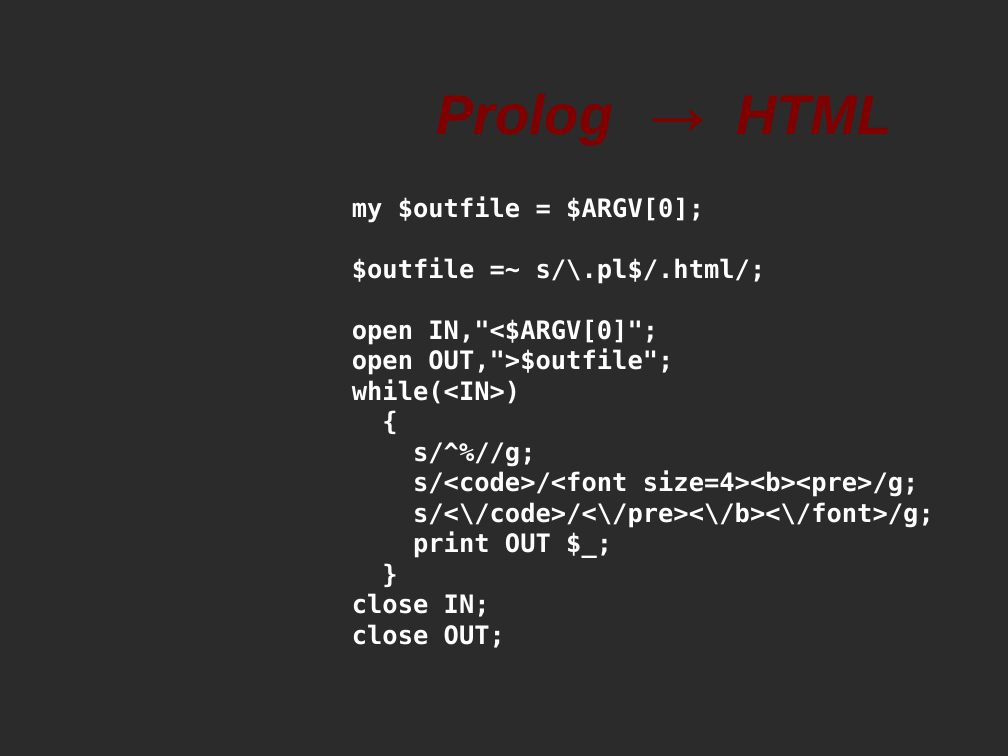
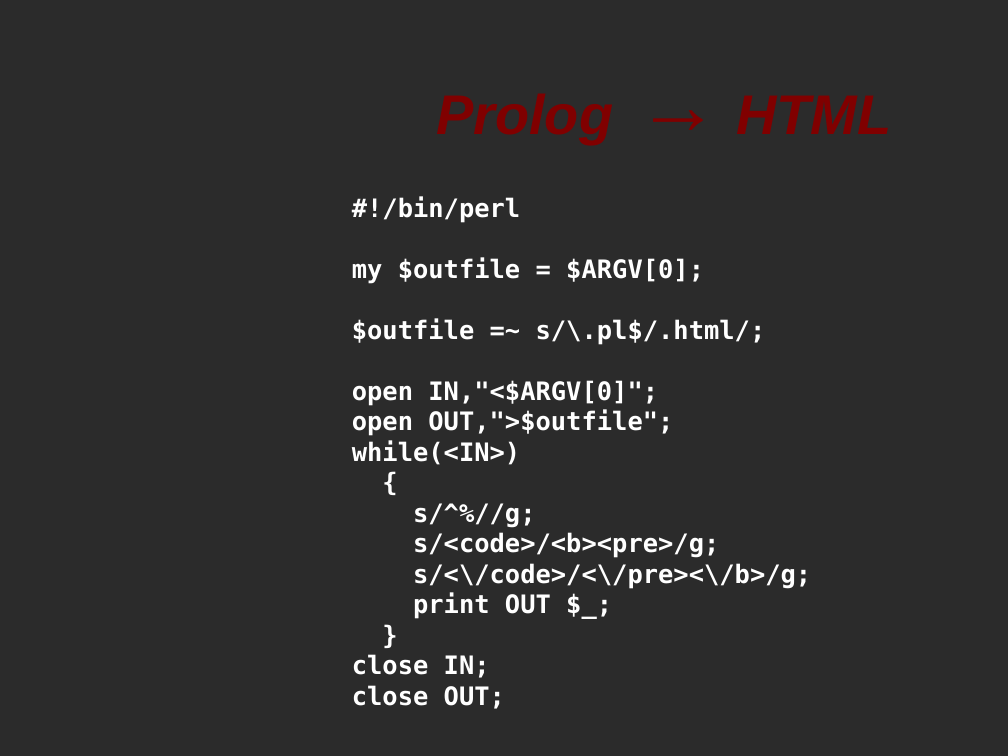
Before and after one commit to softwaresunday/Lexpress, a slide deck: slide 12 of doc/lepresentation.odp (slide 10 before the commit). Drawn at 1008x756 pixels with LibreOffice and Linux fonts; fonts in the diff are those of the drawing; background and template pictures are left out; a plain dark background stands for a picture behind light text. Boxes give left, top, right and bottom in pixels: in the first picture for what was removed or moved away, otherwise in the second. Text is boxed around its words. In the diff, an @@ line names an element or a change of style, - is before the commit and + after.

```diff
--- a/doc/lepresentation.odp
+++ b/doc/lepresentation.odp
@@ text at bbox=[352, 197, 520, 223]: paragraph added @@
+#!/bin/perl
@@ text at bbox=[413, 532, 811, 589]: text changed @@
-s/<code>/<font size=4><b><pre>/g;
-s/<\/code>/<\/pre><\/b><\/font>/g;
+s/<code>/<b><pre>/g;
+s/<\/code>/<\/pre><\/b>/g;
```
Also in this commit, not shown: 5 other slides changed, 8 slides added, 2 slides removed, 2 other files.
